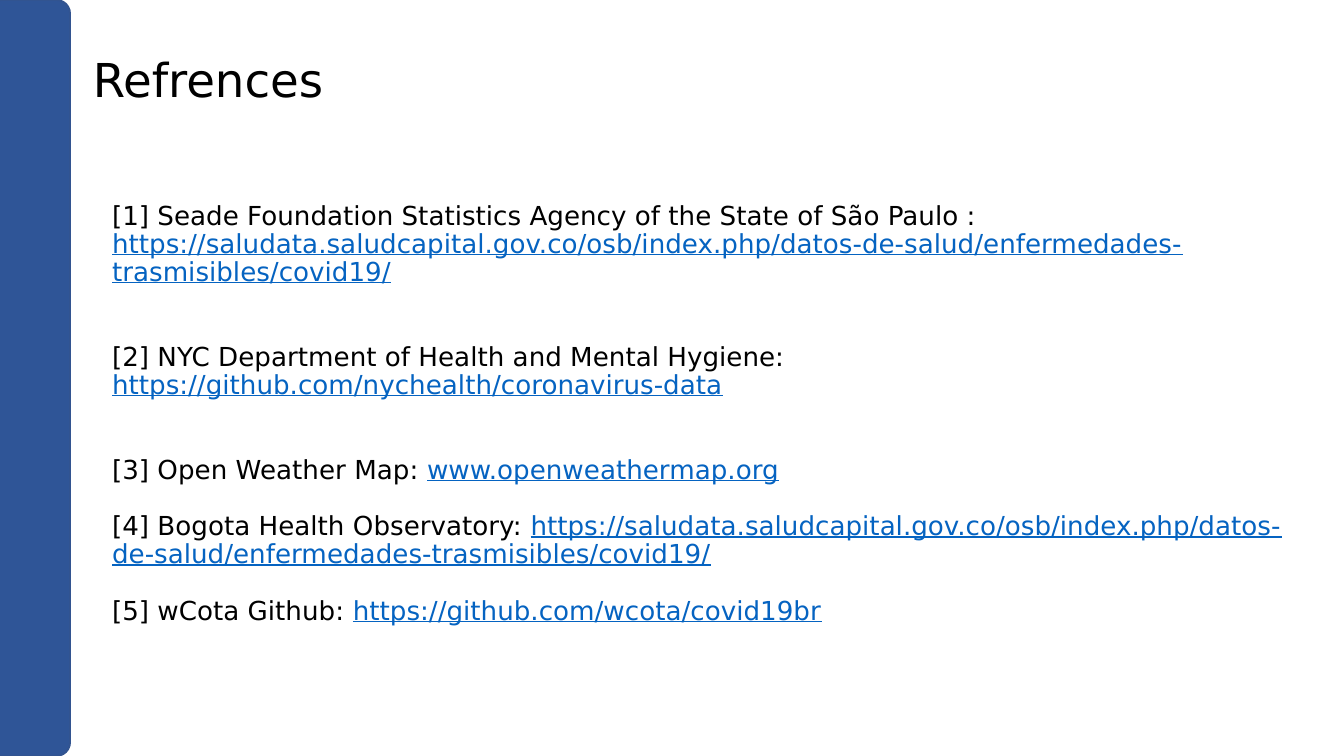
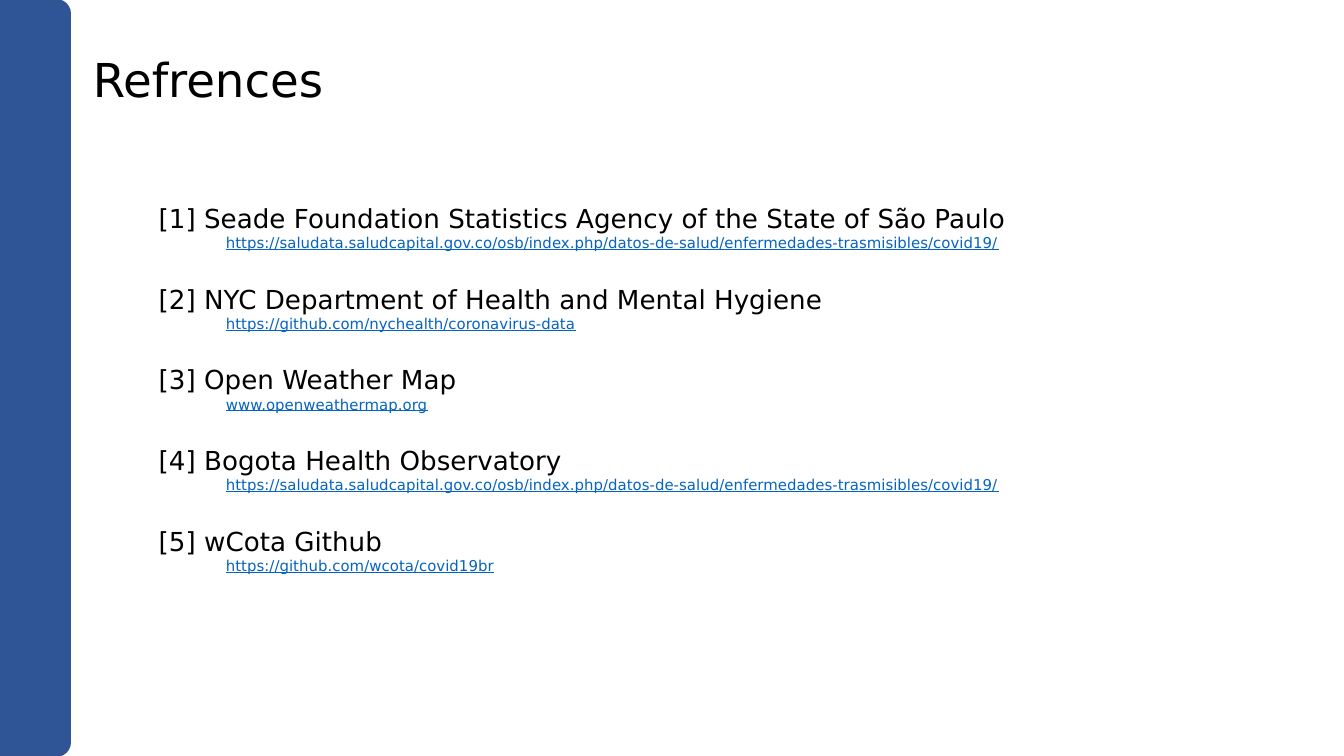
Before and after one commit to archinarula/Group-5-Project, a slide deck: slide 24 of Group_5-Presentation-V1_2.pptx. Drawn at 1344x756 pixels with LibreOffice and Linux fonts; fonts in the diff are those of the drawing. Boxes give left, top, right and bottom in pixels: in the first picture for what was removed or moved away, otherwise in the second. Text is boxed around its words. In the diff, an @@ line names an element or a change of style, - is before the commit and + after.

Commit message:
Some changes in Version2

```diff
--- a/Group_5-Presentation-V1_2.pptx
+++ b/Group_5-Presentation-V1_2.pptx
@@ text at (159,207,1004,574): text changed; size 14 to 8 pt @@
-[1] Seade Foundation Statistics Agency of the State of São Paulo : https://saludata.saludcapital.gov.co/osb/index.php/datos-de-salud/enfermedades-trasmisibles/covid19/
-[2] NYC Department of Health and Mental Hygiene: https://github.com/nychealth/coronavirus-data
-[3] Open Weather Map: www.openweathermap.org
-[4] Bogota Health Observatory: https://saludata.saludcapital.gov.co/osb/index.php/datos-de-salud/enfermedades-trasmisibles/covid19/
-[5] wCota Github: https://github.com/wcota/covid19br
+[1] Seade Foundation Statistics Agency of the State of São Paulo
+  https://saludata.saludcapital.gov.co/osb/index.php/datos-de-salud/enfermedades-trasmisibles/covid19/
+[2] NYC Department of Health and Mental Hygiene
+  https://github.com/nychealth/coronavirus-data
+[3] Open Weather Map
+  www.openweathermap.org
+[4] Bogota Health Observatory
+  https://saludata.saludcapital.gov.co/osb/index.php/datos-de-salud/enfermedades-trasmisibles/covid19/
+[5] wCota Github
+  https://github.com/wcota/covid19br
```
Also in this commit, not shown: 1 slide removed.
